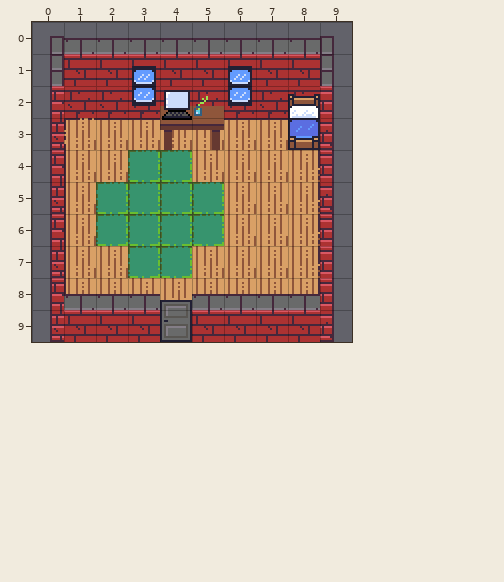
A Tiled map gets an edit: src/assets/tilemaps/pipsHouseMap.tmx. That is the earlier state.
Cells are 16x16 px. Shown: x 0..9, y 0..9.
New version:
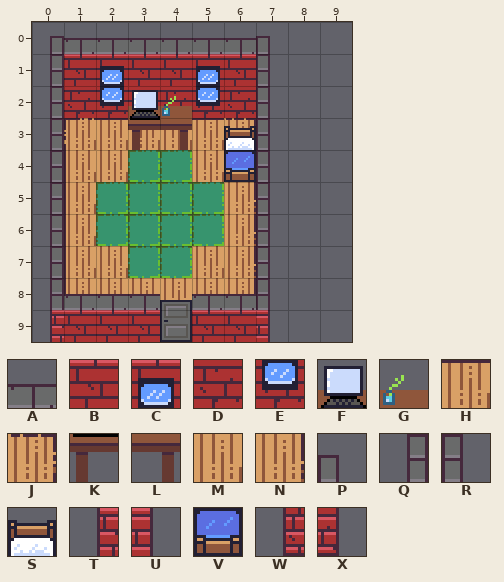
Key: from "pigeonburghTileset": A 0, B 8, C 9, D 16, E 17, F 20, G 21, H 25, J 26, K 28, L 29, M 33, N 34, P 36, Q 43, R 44, S 49, T 51, U 52, V 57, W 59, X 60.
_ is an empty cell, # one hidden under a higher layer.
Tiles replaced or removed in this view: A, B, C, D, E, F, G, H, K, L, M, N, P, R, S, T, U, V, W, X.
Message: Update Pips house starting map to correct collision and aesthetics
What changed:
Changed rows in their new state; . is an unchanged cell.
Layer "below":
first column x 6:
 3 J__
 4 #__
 5 N__
 6 N__
 7 N__
 8 N__
 9 .__
Layer "worldLayer":
first column x 0:
 0 .......P__
 1 ..CB.CBR__
 2 Q.ED.EDR__
 3 Q..KL_SR__
 4 Q......R._
 5 Q......R._
 6 Q......R._
 7 Q......R._
 8 Q......R._
 9 T......U._
Layer "above":
first column x 3:
 2 FG_.._
 4 ...V..
first column x 7:
 8 __
 9 __
Changed places in both pictures, as pixel boxes (x1, y1, x2, y2):
changed: (100, 36, 334, 342)
changed: (52, 86, 64, 342)
